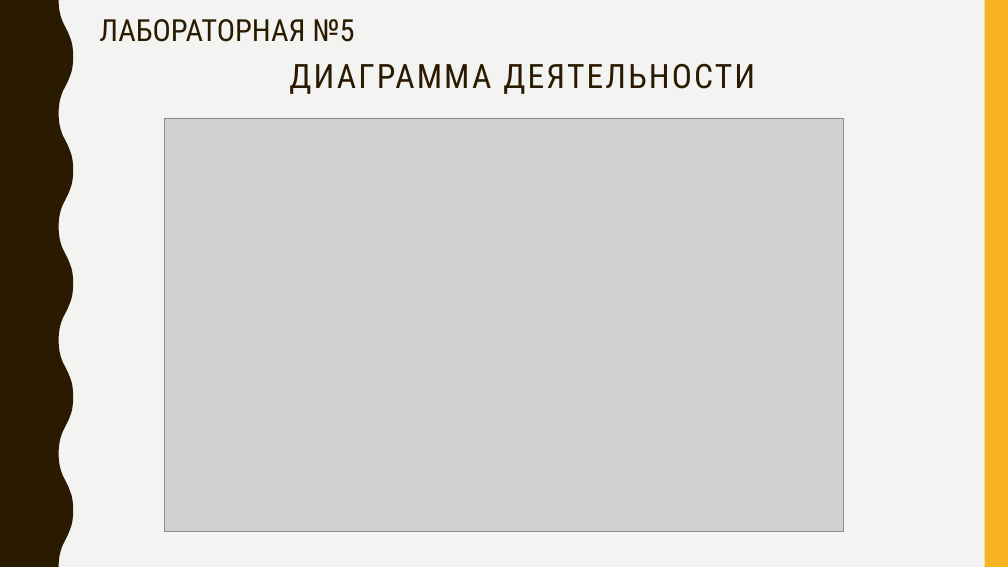
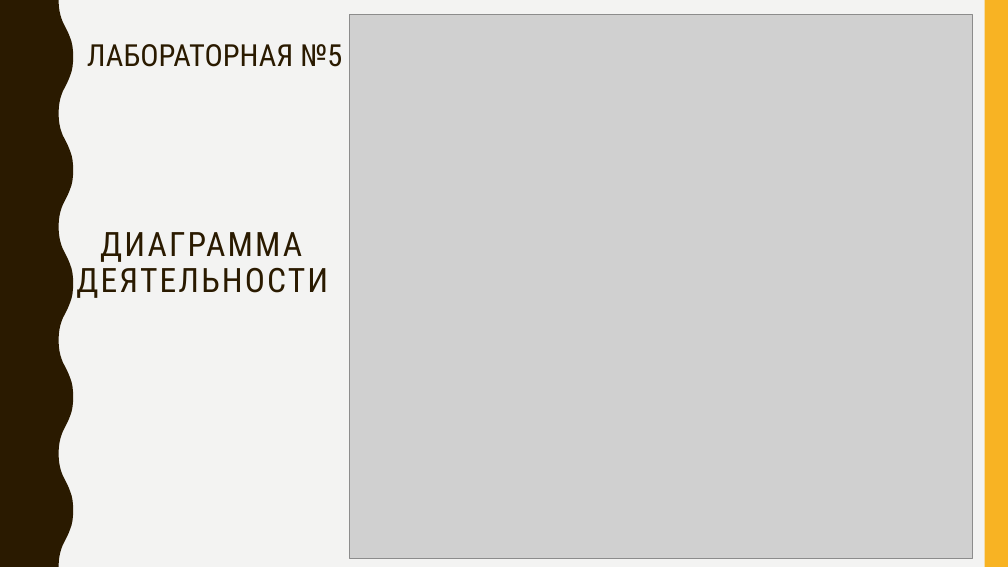
Before and after one commit to Encorsio23/OOAPGovorovMikhailitsinMuslimov, a slide deck: slide 14 of Презентация ООАП (5).pptx. Drawn at 1008x567 pixels with LibreOffice and Linux fonts; fonts in the diff are those of the drawing; grey boxes stand for pictures. Boxes give left, top, right and bottom in pixels: in the first picture for what was removed or moved away, otherwise in the second. Text is boxed around its words. In the diff, an @@ line names an element or a change of style, - is before the commit and + after.

```diff
--- a/Презентация ООАП (5).pptx
+++ b/Презентация ООАП (5).pptx
@@ picture: place and size @@
-picture at <box>165,118,844,532</box>
+picture at <box>349,14,972,558</box>
@@ text "ЛАБОРАТОРНАЯ №5": place and size @@
-text "ЛАБОРАТОРНАЯ №5" at <box>99,19,355,42</box>
+text "ЛАБОРАТОРНАЯ №5" at <box>87,44,342,67</box>
@@ title "ДИАГРАММА ДЕЯТЕЛЬНОСТИ" rewrapped from <box>289,63,755,94</box> to <box>76,232,328,298</box> @@
```
Also in this commit, not shown: 5 other slides changed, 3 slides added.
